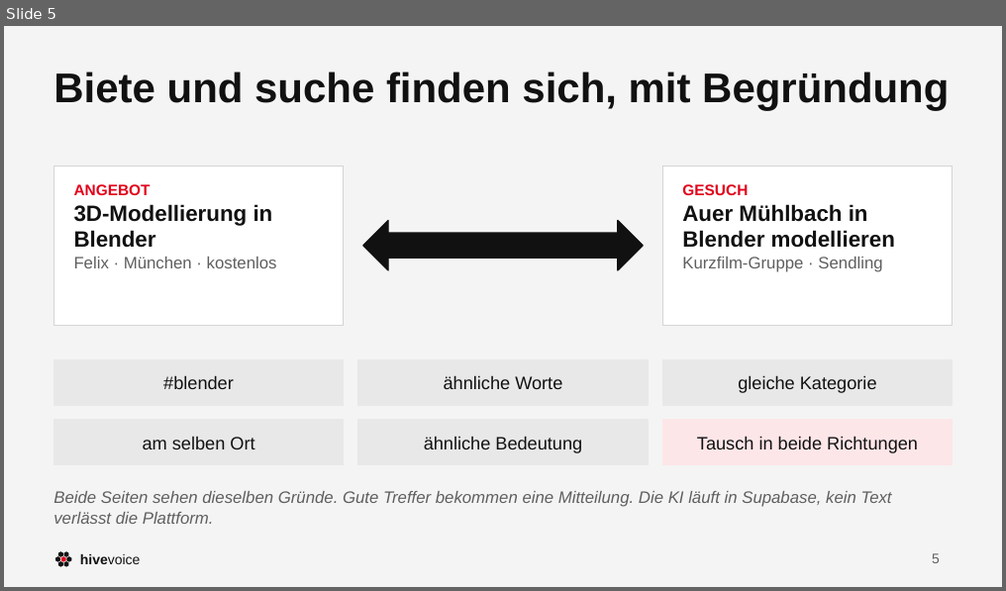
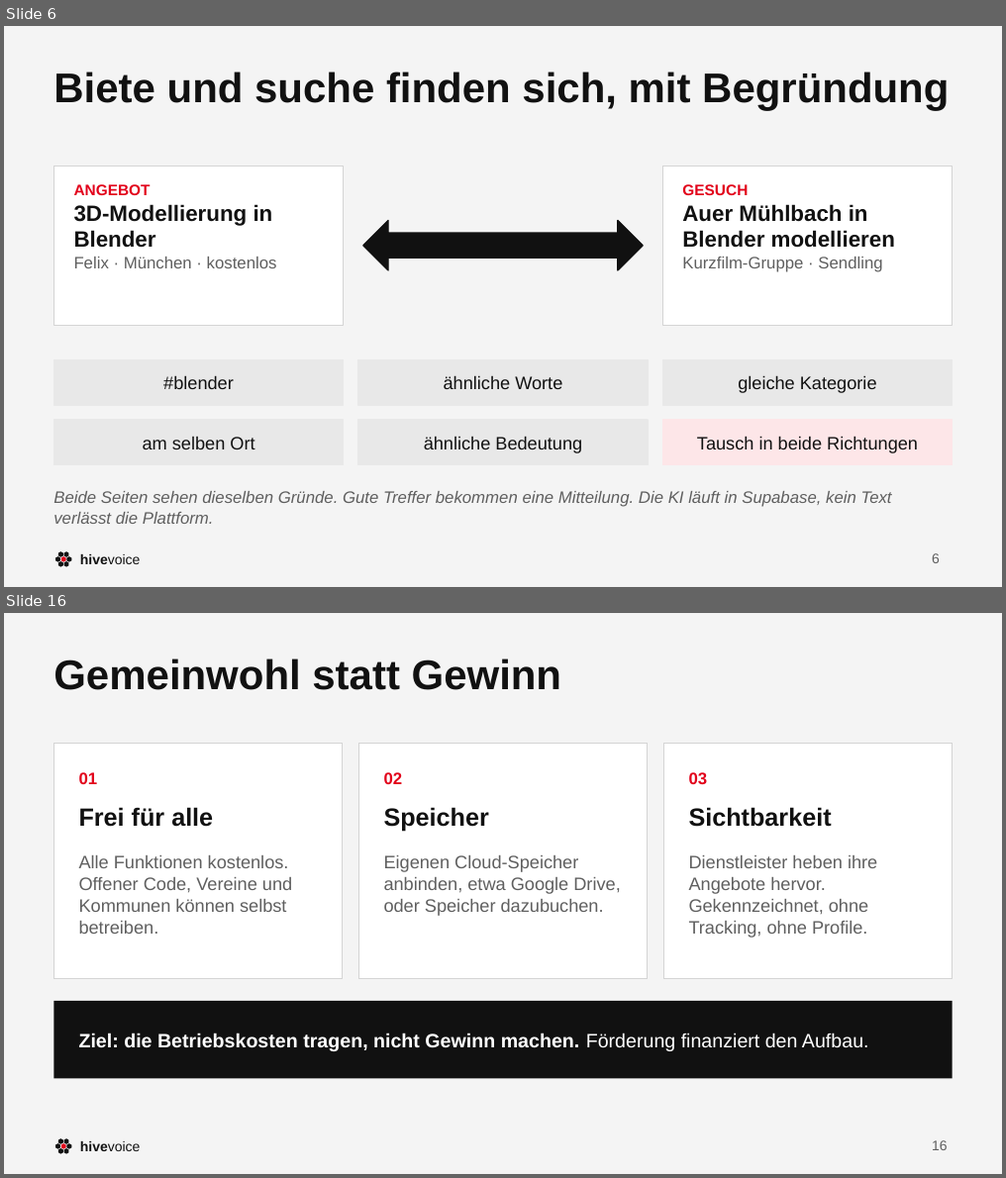
Before and after one commit to dafiiit/HiveVoice, a slide deck: docs/werbung/HiveVoice.pptx. Shown one above the other, each under a label of ours: slide 5 before the commit, slides 6 and 16 after it; the slides between them are not shown. The pictures are 1006x591 and 1006x1178 pixels, drawn with LibreOffice and Linux fonts; fonts in the diff are those of the drawing. Boxes give left, top, right and bottom in pixels: in the first picture for what was removed or moved away, otherwise in the second. Text is boxed around its words. In the diff, an @@ line names an element or a change of style, - is before the commit and + after.

```diff
--- a/docs/werbung/HiveVoice.pptx
+++ b/docs/werbung/HiveVoice.pptx
@@ slide 16 added at [4,613,1002,1174], background #F4F4F4; not listed: 8 template elements that a slide beside it also shows @@
@@ text added at [54,659,561,690], 30 pt, text #111111, bold @@
+Gemeinwohl statt Gewinn
@@ rectangle added at [54,744,343,979], fill #FFFFFF, outline #D4D4D4 0.75 pt @@
@@ rectangle added at [359,744,648,979], fill #FFFFFF, outline #D4D4D4 0.75 pt @@
@@ rectangle added at [663,744,952,979], fill #FFFFFF, outline #D4D4D4 0.75 pt @@
@@ text added at [79,772,98,784], 12 pt, text #E2001A, bold @@
+01
@@ text added at [384,772,403,784], 12 pt, text #E2001A, bold @@
+02
@@ text added at [689,772,708,784], 12 pt, text #E2001A, bold @@
+03
@@ text added at [79,807,213,827], 18 pt, text #111111, bold @@
+Frei für alle
@@ text added at [384,807,489,832], 18 pt, text #111111, bold @@
+Speicher
@@ text added at [689,807,832,827], 18 pt, text #111111, bold @@
+Sichtbarkeit
@@ text added at [79,856,292,934], 13 pt, text #5F5F5F @@
+Alle Funktionen kostenlos. Offener Code, Vereine und Kommunen können selbst betreiben.
@@ text added at [384,856,620,916], 13 pt, text #5F5F5F @@
+Eigenen Cloud-Speicher anbinden, etwa Google Drive, oder Speicher dazubuchen.
@@ text added at [689,856,877,938], 13 pt, text #5F5F5F @@
+Dienstleister heben ihre Angebote hervor. Gekennzeichnet, ohne Tracking, ohne Profile.
@@ rectangle added at [54,1001,952,1079], fill #111111 @@
@@ text added at [79,1033,869,1052], 14 pt, text #FFFFFF, bold @@
+Ziel: die Betriebskosten tragen, nicht Gewinn machen. Förderung finanziert den Aufbau.
@@ page number added at [932,1141,947,1151], 10 pt, text #5F5F5F @@
+16
@@ what was slide 5 is now slide 6 @@
@@ page number at [932,554,940,564]: text changed @@
-5
+6
```
Also in this commit, not shown: 5 slides changed, 9 other slides added, 7 slides removed, 9 other files.
